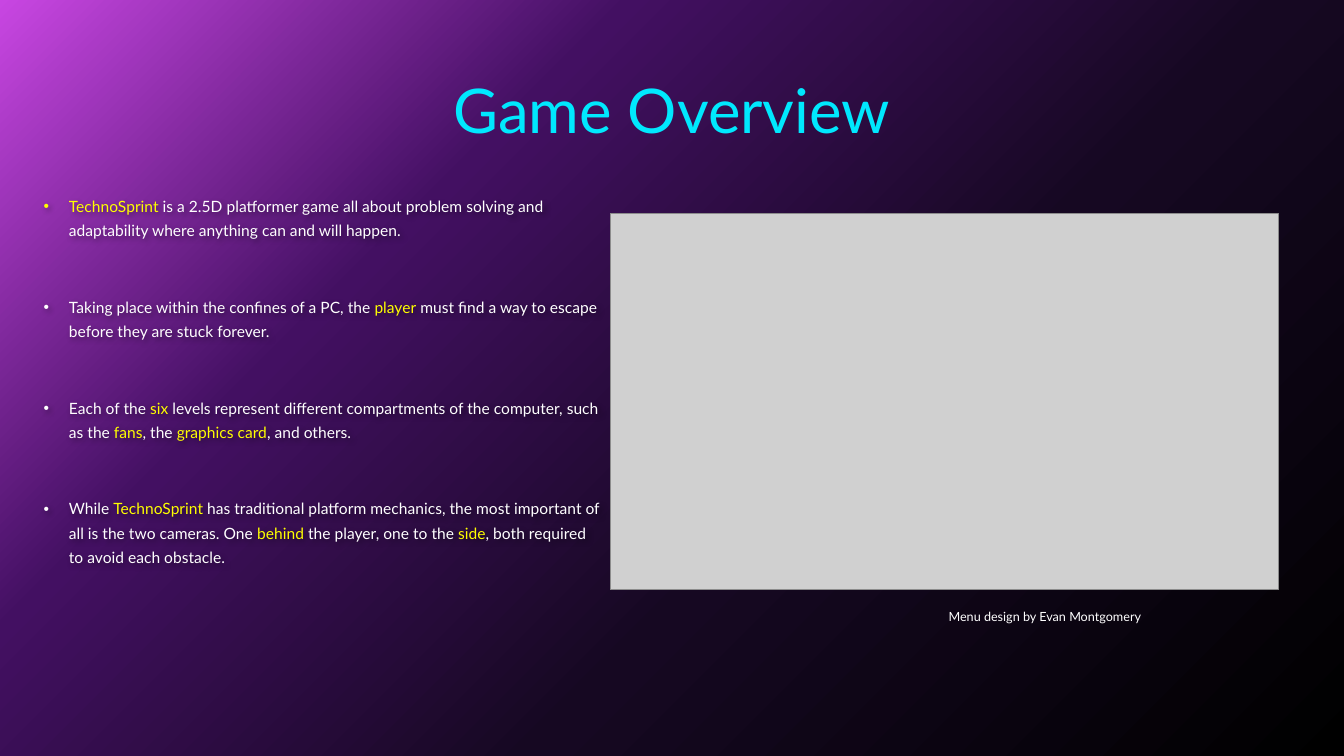
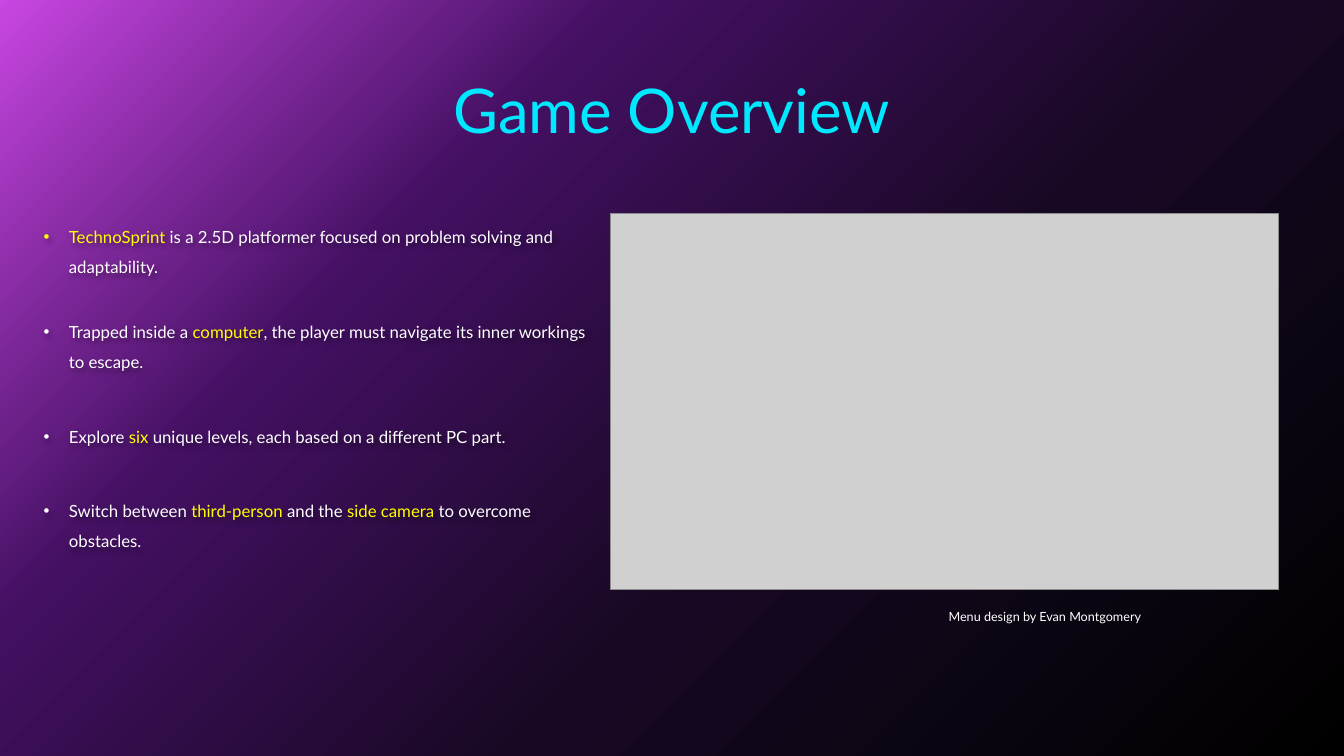
Before and after one commit to forrest10101/Portfolio-Platformer, a slide deck: slide 3 of TechnoSprint Pitch Presentation.pptx. Drawn at 1344x756 pixels with LibreOffice and Linux fonts; fonts in the diff are those of the drawing; grey boxes stand for pictures; background and template pictures are left out. Boxes give left, top, right and bottom in pixels: in the first picture for what was removed or moved away, otherwise in the second. Text is boxed around its words. In the diff, an @@ line names an element or a change of style, - is before the commit and + after.

```diff
--- a/TechnoSprint Pitch Presentation.pptx
+++ b/TechnoSprint Pitch Presentation.pptx
@@ text at (69, 230, 586, 547): text changed; size 11.1 to 12 pt @@
-• TechnoSprint is a 2.5D platformer game all about problem solving and adaptability where anything can and will happen.
-• Taking place within the confines of a PC, the player must find a way to escape before they are stuck forever.
-• Each of the six levels represent different compartments of the computer, such as the fans, the graphics card, and others.
-• While TechnoSprint has traditional platform mechanics, the most important of all is the two cameras. One behind the player, one to the side, both required to avoid each obstacle.
+• TechnoSprint is a 2.5D platformer focused on problem solving and adaptability.
+• Trapped inside a computer, the player must navigate its inner workings to escape.
+• Explore six unique levels, each based on a different PC part.
+• Switch between third-person and the side camera to overcome obstacles.
```
Also in this commit, not shown: 5 other slides changed, 1 slide added, 1 slide removed.
